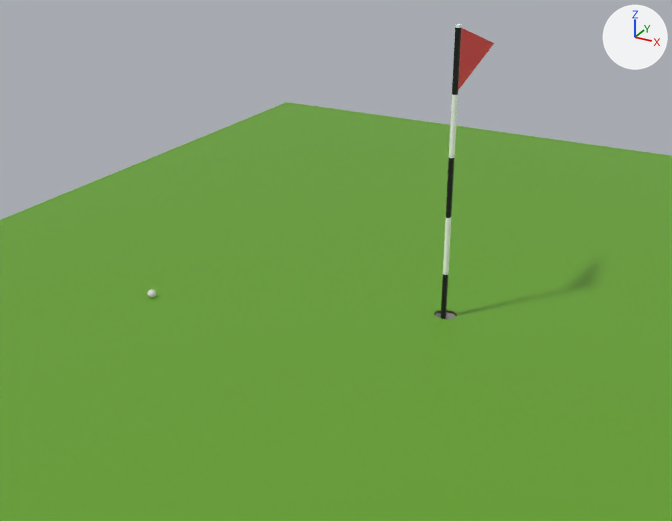
Renders of the glTF model assets/models/levels/level0.glb from each side of a commit.
Rendered twice from a 50 mm camera at (25.9, -66.5, 37.3) aimed at (-6.0, -8.4, 8.3). The axes (+X, +Y, +Z) are drawn at upper right. The lights are the same throughout. Where no turn or scale is listed for an object, it has been applied to the vertices.

Objects in the first picture: 'flag', 'grass', 'pole'.
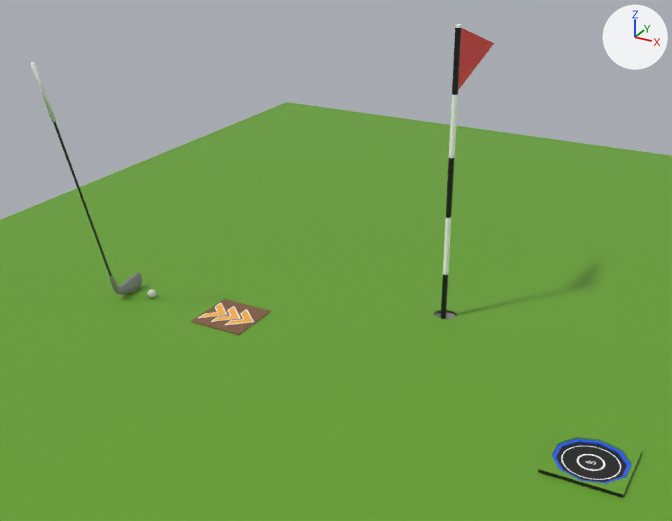
Edits to the bpy script that builds the scene:
```text
Add img_trampoline:
    img_trampoline = load_image('trampoline', '_unpacked/trampoline', 4167, 4167, 'sRGB')
Add img_speed:
    img_speed = load_image('speed', '_unpacked/speed', 1182, 1182, 'sRGB')
Add mat_black_1:
    mat_black_1 = principled_material('black')
    mat_black_1.base_color = (0.855, 0.855, 0.855)  # white #eeeeee
Add mat_idc:
    mat_idc = principled_material('idc')
    mat_idc.base_color = (0.0352, 0.0352, 0.0352)  # black #353535
Add mat_idk:
    mat_idk = principled_material('idk')
    mat_idk.base_color = (0.246, 0.246, 0.246)  # grey #888888
Add mat_icon:
    mat_icon = principled_material('icon')
    mat_icon.texture = img_trampoline
Add mat_grass:
    mat_grass = principled_material('grass')
    mat_grass.base_color = (0.133, 0.361, 0.0232)  # green #66a22a
Add mat_black_001:
    mat_black_001 = principled_material('black.001')
    mat_black_001.base_color = (0.00651, 0.00651, 0.00651)  # black #131313
Add mat_blue:
    mat_blue = principled_material('blue')
    mat_blue.base_color = (0.0204, 0.116, 0.8)  # blue #2760e7
Add mat_material:
    mat_material = principled_material('Material')
    mat_material.texture = img_speed
Add mat_brown:
    mat_brown = principled_material('brown')
    mat_brown.base_color = (0.22, 0.105, 0.0513)  # brown #815b40
Add me_cylinder:
    me_cylinder.from_pydata(...)  # 64 vertices, 124 faces; spans x -0.16..0.16, y -3.39..-1.73, z 6.39..11.13
    me_cylinder.materials.append(mat_black_1)  # white #eeeeee
Add me_cylinder_003:
    me_cylinder_003.from_pydata(...)  # 128 vertices, 251 faces; spans x -0.1..0.1, y -4.8..0.4, z -1.0..16.2
    me_cylinder_003.materials.append(mat_idc)  # black #353535
Add me_mesh:
    me_mesh.from_pydata(...)  # 266 vertices, 528 faces; spans x -0.48..0.17, y -2.04..1.9, z -1.16..1.59
    me_mesh.materials.append(mat_idk)  # grey #888888
Add me_cube_002:
    me_cube_002.from_pydata(...)  # a box spanning x -2.22..2.22, y -2.22..2.22, z 2.11..2.22
    me_cube_002.materials.append(mat_icon)  # picture img_trampoline
Add me_circle_004:
    me_circle_004.from_pydata(...)  # 52 vertices, 98 faces; spans x -2.64..2.64, y -2.64..2.64, z 0.0..0.25
    # faces by material slot: [16, 40, 42]
    me_circle_004.materials.append(mat_black_001)  # black #131313
    me_circle_004.materials.append(mat_blue)  # blue #2760e7
    me_circle_004.materials.append(mat_grass)  # green #66a22a
Add me_cube_001:
    me_cube_001.from_pydata(...)  # 8 vertices, 12 faces; spans x -2.41..2.41, y -2.41..2.41, z 0.41..1.25
    # faces by material slot: [10, 2]
    me_cube_001.materials.append(mat_brown)  # brown #815b40
    me_cube_001.materials.append(mat_material)  # picture img_speed
Add ob_cylinder_001:
    ob_cylinder_001 = bpy.data.objects.new('Cylinder.001', me_cylinder)
    ob_cylinder_001.location = (-26.13, -14.34, 12.14)
Add ob_cylinder:
    ob_cylinder = bpy.data.objects.new('Cylinder', me_cylinder_003)
    ob_cylinder.location = (-26.13, -12.04, 4.28)
Add ob_beziercurve:
    ob_beziercurve = bpy.data.objects.new('BezierCurve', me_mesh)
    ob_beziercurve.location = (-26.0, -10.04, 2.44)
Add ob_trampoline:
    ob_trampoline = bpy.data.objects.new('trampoline', me_cube_002)
    ob_trampoline.location = (16.34, -15.08, -0.81)
Add ob_trampoline_sus:
    ob_trampoline_sus = bpy.data.objects.new('trampoline_sus', me_circle_004)
    ob_trampoline_sus.location = (16.34, -15.08, 1.38)
Add ob_speed:
    ob_speed = bpy.data.objects.new('speed', me_cube_001)
    ob_speed.location = (-15.58, -9.27, 0.23)
```

Boxes (x1, y1, x2, y2) around the edits, measured in the pictures (672 x 521 px):
'trampoline_sus', added (green)
    after: (538, 428, 642, 498)
    faces in mat_grass (green #66a22a): (539, 428, 642, 494)
    faces in mat_blue (blue #275fe7): (552, 439, 631, 484)
    faces in mat_black_001 (black #131313): (538, 452, 642, 498)
'trampoline', added
    after: (556, 442, 626, 482)
'speed', added (orange)
    after: (191, 299, 271, 335)
    faces in mat_material (picture img_speed): (192, 299, 270, 334)
'Cylinder', added
    after: (53, 121, 112, 277)
'BezierCurve', added
    after: (110, 273, 142, 295)
'Cylinder.001', added
    after: (31, 62, 56, 122)
